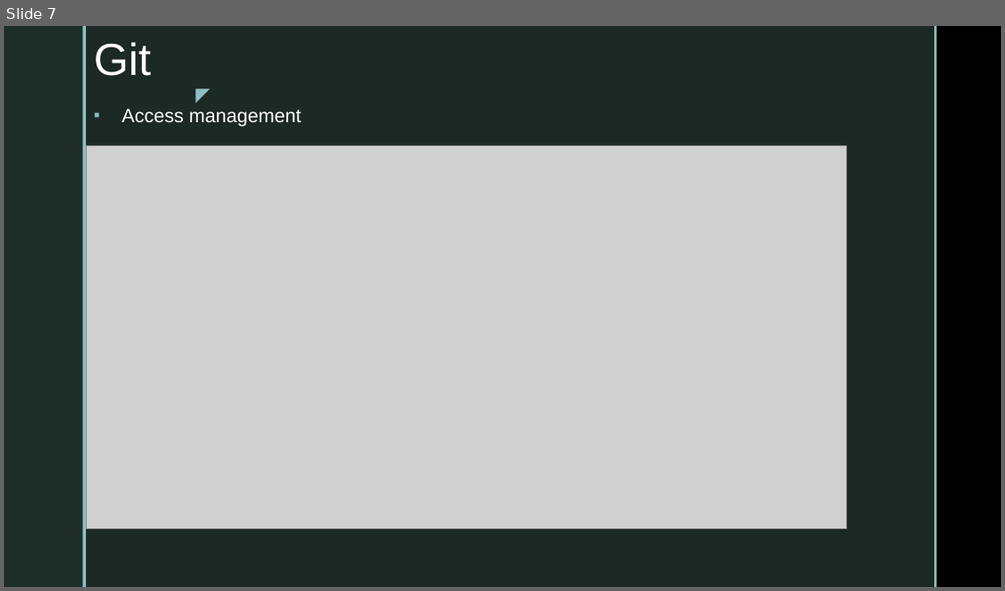
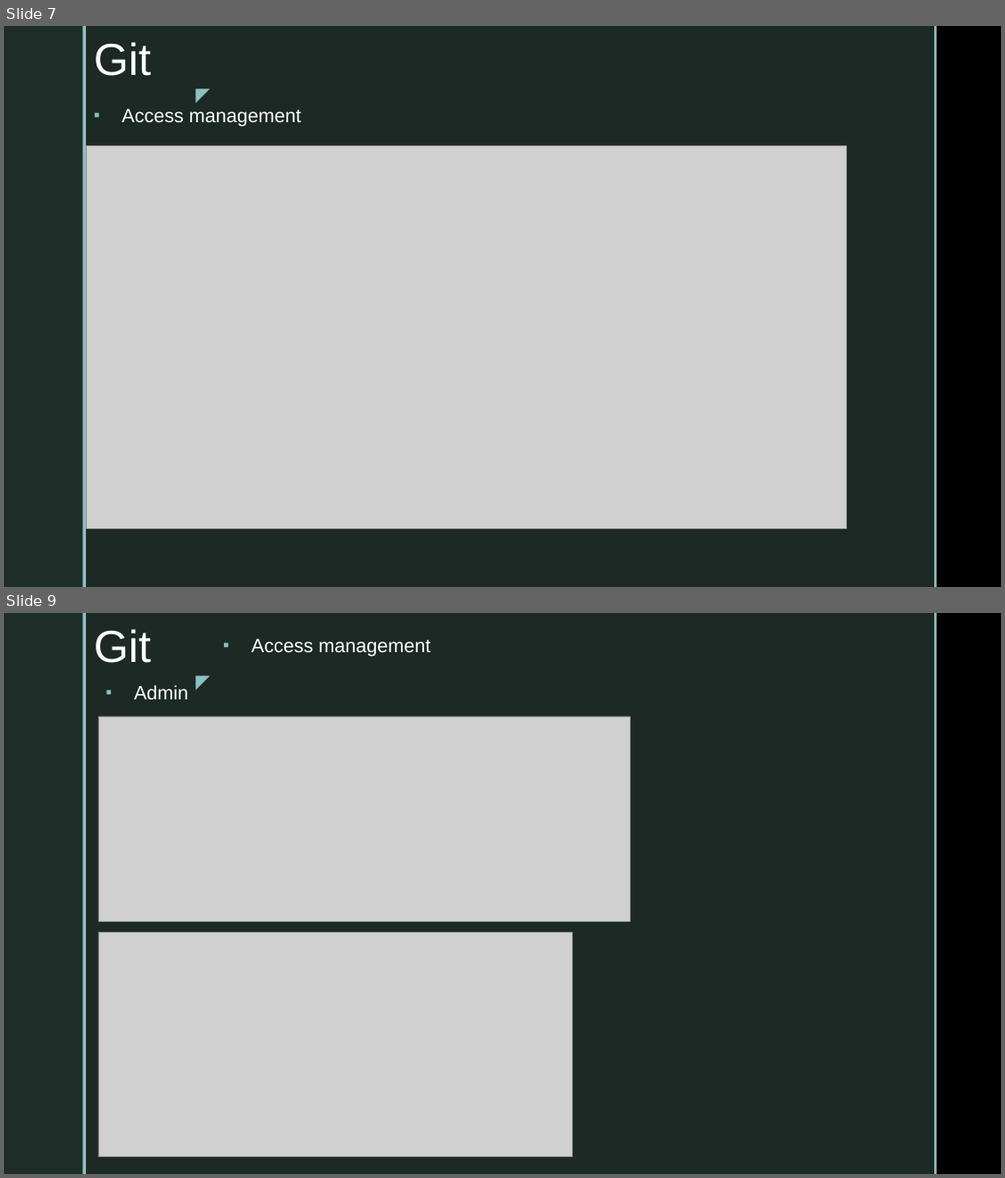
Before and after one commit to bshahar/Trading-system, a slide deck: Version-0.pptx. Shown one above the other, each under a label of ours: slide 7 before the commit, slides 7 and 9 after it; the slides between them are not shown. The pictures are 1005x591 and 1005x1178 pixels, drawn with LibreOffice and Linux fonts; fonts in the diff are those of the drawing; grey boxes stand for pictures; background and template pictures are left out. Boxes give left, top, right and bottom in pixels: in the first picture for what was removed or moved away, otherwise in the second. Text is boxed around its words. In the diff, an @@ line names an element or a change of style, - is before the commit and + after.

```diff
--- a/Version-0.pptx
+++ b/Version-0.pptx
@@ slide 9 added at box(4, 613, 1001, 1174), background picture (left out); not listed: 5 template elements that a slide beside it also shows @@
@@ title added at box(94, 629, 151, 663), 43.2 pt, text #FFFFFF @@
+Git
@@ text added at box(251, 639, 430, 657), 18.5 pt, text #FFFFFF @@
+▪ Access management
@@ text added at box(134, 685, 188, 700), 18.5 pt, text #FFFFFF @@
+▪ Admin
@@ picture added at box(98, 716, 630, 921) @@
@@ picture added at box(98, 933, 572, 1158) @@
```
Also in this commit, not shown: 1 slide changed, 1 other slide added.
